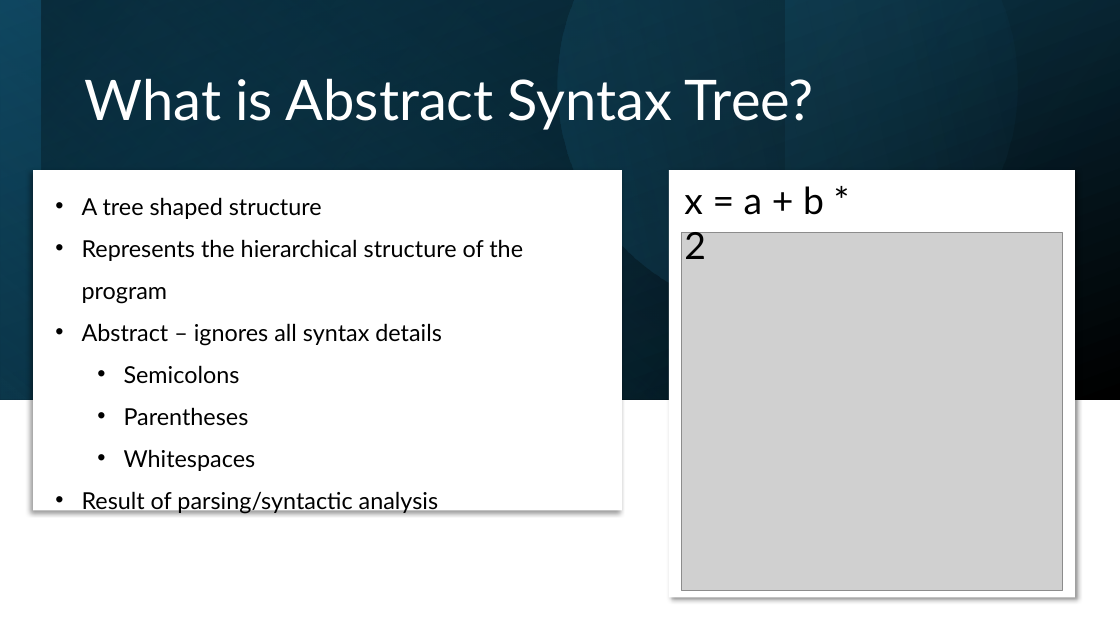
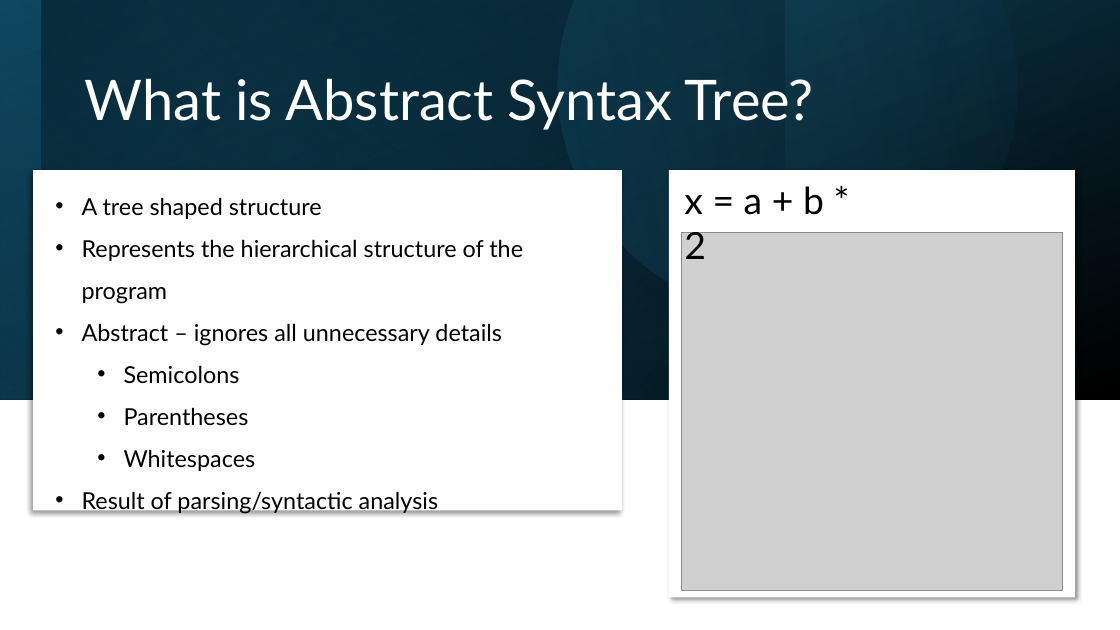
Before and after one commit to novinxy/pyconpl_2025_ast_speech, a slide deck: slide 5 of presentation.pptx. Drawn at 1120x630 pixels with LibreOffice and Linux fonts; fonts in the diff are those of the drawing; grey boxes stand for pictures. Boxes give left, top, right and bottom in pixels: in the first picture for what was removed or moved away, otherwise in the second. Text is boxed around its words. In the diff, an @@ line names an element or a change of style, - is before the commit and + after.

```diff
--- a/presentation.pptx
+++ b/presentation.pptx
@@ text at [82, 323, 502, 346]: text changed @@
-• Abstract – ignores all syntax details
+• Abstract – ignores all unnecessary details
```
Also in this commit, not shown: 1 other slide changed.
